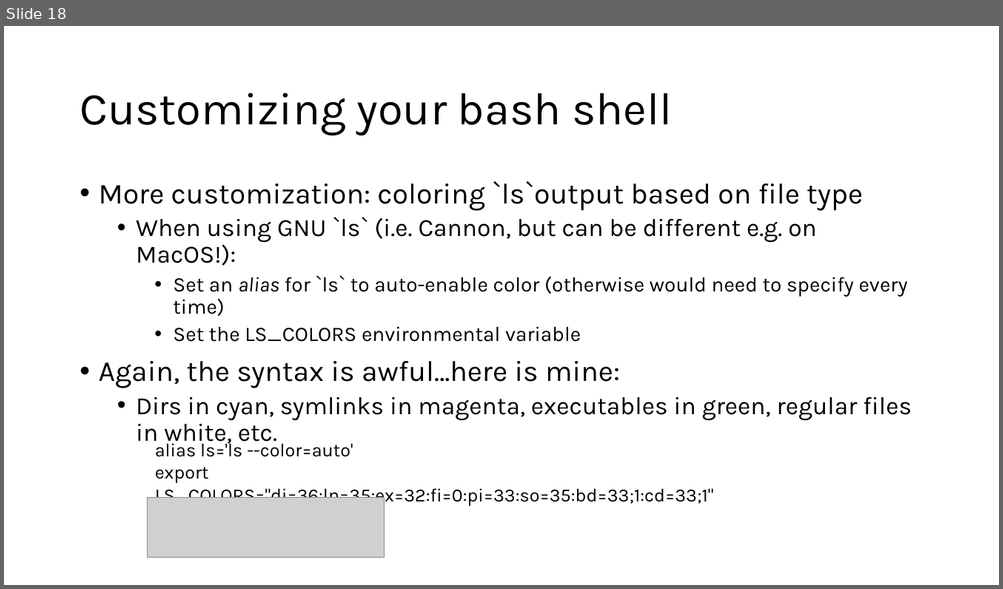
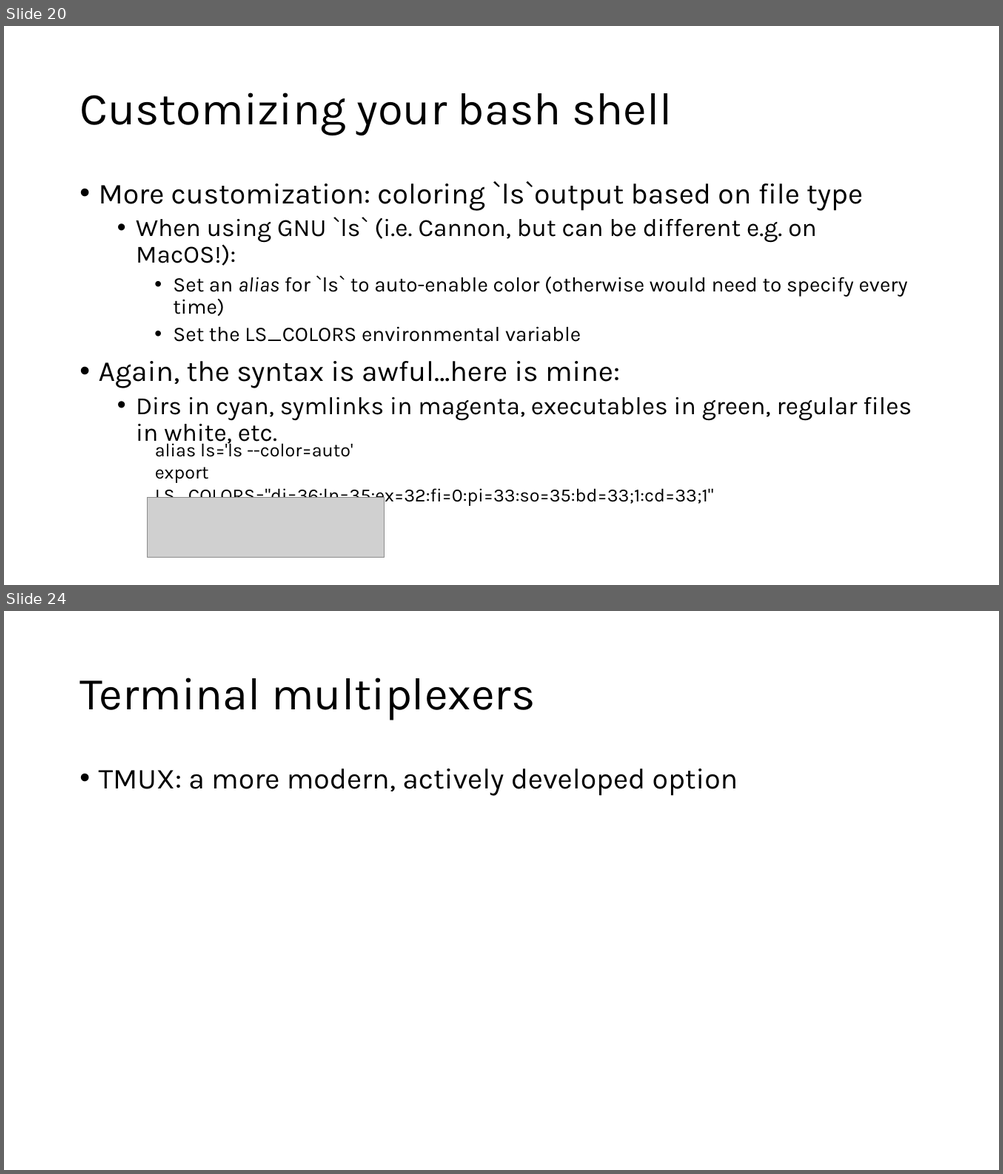
Before and after one commit to harvardinformatics/short-trainings, a slide deck: cmd-line-101/cmdline_tips_draft.pptx. Shown one above the other, each under a label of ours: slide 18 before the commit, slides 20 and 24 after it; the slides between them are not shown. The pictures are 1003x589 and 1003x1174 pixels, drawn with LibreOffice and Linux fonts; fonts in the diff are those of the drawing; grey boxes stand for pictures. Boxes give left, top, right and bottom in pixels: in the first picture for what was removed or moved away, otherwise in the second. Text is boxed around its words. In the diff, an @@ line names an element or a change of style, - is before the commit and + after.

```diff
--- a/cmd-line-101/cmdline_tips_draft.pptx
+++ b/cmd-line-101/cmdline_tips_draft.pptx
@@ slide 24 added at (4,611,999,1170), background #FFFFFF @@
@@ title added at (79,678,535,721), 44 pt, text #000000 @@
+Terminal multiplexers
@@ text added at (99,769,738,796), 28 pt, text #000000 @@
+• TMUX: a more modern, actively developed option
@@ what was slide 18 is now slide 20 @@
```
Also in this commit, not shown: 1 slide changed, 5 other slides added.
